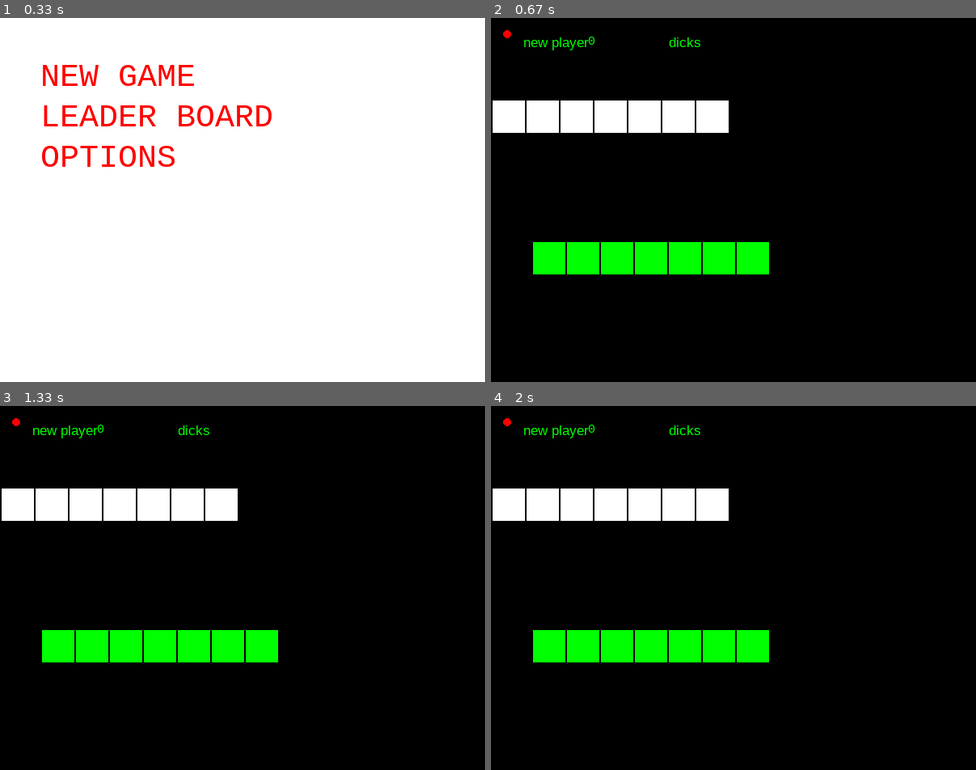
Above: before the commit, frames 1-4 (two rows, left to right).
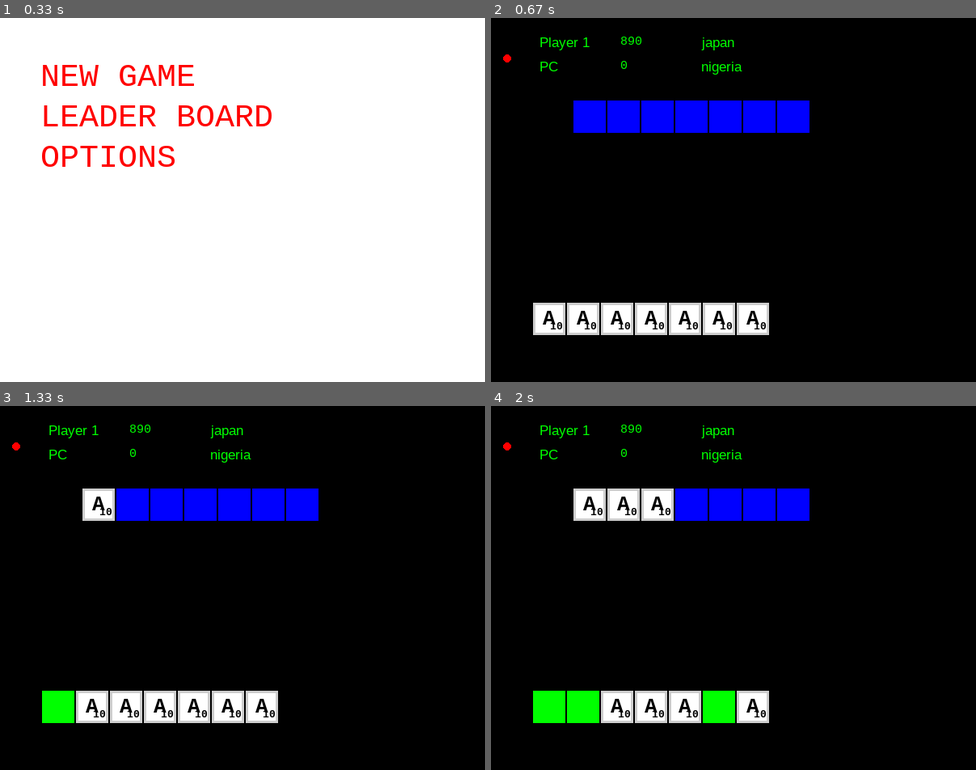
Above: after the commit, the same moments.

Repository: csd-auth-ftw/Scrabble
Game: pygame game, started from main.py
Same seed, same stepped clock (60 frames per second), same inputs: the game is played once before the commit and once after it.
Inputs (mouse positions are in pixels of both pictures, inside the frame that each line leads up to):
- Up to frame 1 (0.33 s): no input
- Up to frame 2 (0.67 s): click "NEW GAME" at 0.38 s
- Up to frame 3 (1.33 s): click (58, 708) at 0.72 s, where only the run after the commit has a clickable "A"; tap Enter at 1 s
- Up to frame 4 (2 s): click (718, 708) at 1.38 s, where only the run after the commit has a clickable "A"; click (583, 708) at 1.72 s, where only the run after the commit has a clickable "A"

Frame 1 is identical in both runs. In frame 2, 14% of the frame differs, in the area x 0-66%, y 3-88%; in frame 3, 14%; in frame 4, 13%.

Commit message:
implemented tile movements between board, deck

Diff:
--- a/controller/events.py
+++ b/controller/events.py
@@ -31,6 +31,16 @@
     def __init__(self):
         super().__init__("NewGameEvent", "on_new_game")
 
+class TilePickedEvent(Event):
+    def __init__(self, tile):
+        super().__init__("TilePickedEvent", "on_tile_picked")
+        self.tile = tile
+
+class TileRemovedEvent(Event):
+    def __init__(self, tile):
+        super().__init__("TileRemovedEvent", "on_tile_removed")
+        self.tile = tile
+
 class ClickEvent(Event):
     def __init__(self, pos = None):
         super().__init__("ClickEvent", "on_click")
@@ -59,11 +69,13 @@
 
 class PressEvent(Event):
     def __init__(self, keyCode):
-        super().__init__("PressEvent", "on_press")
+        super().__init__('PressEvent', 'on_press')
         self.keyCode = keyCode
         self.keyCodeNames = {
             32: "space",
-            13: "enter"
+            13: "enter",
+            8: "backspace",
+            27: "esc"
         }
 
     def apply(self, listener):
--- a/view/board.py
+++ b/view/board.py
@@ -3,53 +3,103 @@
 from utilities import config
 from view import tile
 from view.view import View
+from controller.events import PressEvent, TilePickedEvent, TileRemovedEvent
 
 
 class Board(View):
-    def __init__(self, screen, row=1, col=20):
-        self.screen = screen
-        self.row = row
-        self.col = col
-        self.grid = []
-        self.init_grid()
+    def __init__(self, event_manager, pos_x, pos_y, rows=1, cols=20):
+        super().__init__(event_manager)
 
-    def init_grid(self):
-        for x in range(self.row):
-            self.grid.append([])
-            for y in range(self.col):
-                left = (config.MARGIN + config.WIDTH) * x + config.MARGIN
-                top = (config.MARGIN + config.HEIGHT) * y + config.MARGIN
-                t = tile.Tile(self.screen, left, top, config.WIDTH, config.HEIGHT)
-                self.grid[x].append(t)
+        self.pos_x = pos_x
+        self.pos_y = pos_y
+        self.rows = rows
+        self.cols = cols
+        self.tiles = [] # NxN for future usage
+
+        self.event_manager.register(PressEvent, self)
+        self.event_manager.register(TilePickedEvent, self)
+
+        self.init_tiles()
+
+    # init with empty tiles
+    def init_tiles(self):
+        for x in range(self.rows):
+            self.tiles.append([])
+            for y in range(self.cols):
+                self.tiles[x].append(None)
+
+    # get first empty column index
+    def get_empty_col(self, row):
+        for c in range(self.cols):
+            if self.tiles[row][c] == None:
+                return c
+
+        return -1
+
+    # get the last tile (and its position) of a row
+    def get_last_tile(self, row):
+        for c in reversed(range(self.cols)):
+            tile = self.tiles[row][c]
+
+            if tile == None:
+                continue
+
+            return (tile, c)
+
+        return (None, -1)
+
+
+    # called when a tile from the deck is picked
+    def on_tile_picked(self, event):
+        # insert to the first row
+        col = self.get_empty_col(0)
+        self.tiles[0][col] = event.tile
+
+        # set new tile position
+        pos_x = self.pos_x + (config.MARGIN + config.WIDTH) * col + config.MARGIN
+        pos_y = self.pos_y + config.MARGIN
+        event.tile.move(pos_x, pos_y)
+
+    def on_press_backspace(self, event):
+        tile = self.get_last_tile(0)
+
+        # ignore if there are no tiles
+        if tile[1] == -1:
+            return
+
+        # remove tile from board
+        self.tiles[0][tile[1]] = None
+
+        # move tile to deck
+        self.event_manager.post(TileRemovedEvent(tile[0]))
+
+    # clear board on esc
+    def on_press_esc(self, event):
+        for c in range(self.cols):
+            if self.tiles[0][c] == None:
+                continue
+
+            # move tile to deck
+            self.event_manager.post(TileRemovedEvent(self.tiles[0][c]))
+
+            self.tiles[0][c] = None
 
     def render(self):
         # render background
-        for row in range(self.row):
-            for column in range(self.col):
-                color = config.WHITE
-                pygame.draw.rect(self.screen,
-                                 color,
-                                 [(config.MARGIN + config.WIDTH) * column + config.MARGIN,
-                                  (config.MARGIN + config.HEIGHT) * row + config.MARGIN + 100,
-                                  config.WIDTH,
-                                  config.HEIGHT])
+        for r in range(self.rows):
+            for c in range(self.cols):
+                pos_x = self.pos_x + (config.MARGIN + config.WIDTH) * c + config.MARGIN
+                pos_y = self.pos_y + (config.MARGIN + config.HEIGHT) * r + config.MARGIN
+                pygame.draw.rect(self.screen, (0, 0, 255), [pos_x, pos_y, config.WIDTH, config.HEIGHT])
 
         # render tiles
-        for x in range(self.row):
-            for y in range(self.col):
-                self.grid[x][y].render()
+        for x in range(self.rows):
+            for y in range(self.cols):
+                if not self.tiles[x][y] == None:
+                    self.tiles[x][y].render()
 
-    def get_grid(self):
-        return self.grid
+    def get_tiles(self):
+        return self.tiles
 
-    def get_val(self, pos_x, pos_y):
-        return self.grid[pos_x][pos_y]
-
-    def set_grid(self, pos_x, pos_y, value):
-        self.grid[pos_x][pos_y] = value  # TODO check for valid pos
-
-    def get_row(self):
-        return self.row
-
-    def get_col(self):
-        return self.col
+    def get_tile(self, x, y):
+        return self.tiles[x][y]
--- a/view/deck.py
+++ b/view/deck.py
@@ -3,29 +3,62 @@
 from utilities import config
 from view import tile
 from view.view import View
+from controller.events import ClickEvent, TilePickedEvent, TileRemovedEvent
 
 
 class Deck(View):
-    def __init__(self, screen, x, y):
+    def __init__(self, event_manager, pos_x, pos_y, tiles_number=7):
+        super().__init__(event_manager)
 
+        self.pos_x = pos_x
+        self.pos_y = pos_y
+        self.tiles_number = tiles_number
         self.tiles = []
-        self.tiles_number = 7
-        self.screen = screen
-        self.x = x
-        self.y = y
+
+        self.event_manager.register(ClickEvent, self.on_tile_click)
+        self.event_manager.register(TileRemovedEvent, self)
+
         self.init_deck()
 
     def init_deck(self):
+        # todo remove and set to None
         for i in range(self.tiles_number):
-            left = self.x + (config.MARGIN + config.WIDTH) * i + config.MARGIN
-            top = self.y + config.MARGIN - 75
+            left = self.pos_x + (config.MARGIN + config.WIDTH) * i + config.MARGIN
+            top = self.pos_y + config.MARGIN
             t = tile.Tile(self.screen, left, top, config.WIDTH, config.HEIGHT)
+            t.set_char('a')
             self.tiles.append(t)
 
+    def on_tile_click(self, event):
+        # check if hit any tile
+        for i in range(self.tiles_number):
+            tile = self.tiles[i]
+
+            if tile == None:
+                continue
+
+            if tile.get_rect().collidepoint(event.pos):
+                # remove tile from deck
+                self.tiles[i] = None
+
+                self.event_manager.post(TilePickedEvent(tile))
+
+    def on_tile_removed(self, event):
+        pos = self.get_free_tile()
+
+        # insert to tiles list
+        self.tiles[pos] = event.tile
+
+        pos_x = self.pos_x + (config.MARGIN + config.WIDTH) * pos + config.MARGIN
+        pos_y = self.pos_y + config.MARGIN
+        event.tile.move(pos_x, pos_y)
+
+    # returns the first free tile position
     def get_free_tile(self):
         for i in range(self.tiles_number):
-            if self.tiles[i].is_empty():
+            if self.tiles[i] == None:
                 return i
+
         return -1
 
     def append_character(self, character):
@@ -40,12 +73,15 @@
     def render(self):
         # render background
         for i in range(self.tiles_number):
-            left = self.x + (config.MARGIN + config.WIDTH) * i + config.MARGIN
-            top = self.y + config.MARGIN - 75
+            left = self.pos_x + (config.MARGIN + config.WIDTH) * i + config.MARGIN
+            top = self.pos_y + config.MARGIN
             pygame.draw.rect(self.screen, (0, 255, 0), [left, top, config.WIDTH, config.HEIGHT])
 
         # render tiles
-        for t in self.tiles:
-            if t is not None:
-                t.render()
+        for tile in self.tiles:
+            if tile is not None:
+                tile.render()
         pass
+
+    def on_destroy(self):
+        self.event_manager.remove(ClickEvent, self.on_tile_click)
--- a/view/intro.py
+++ b/view/intro.py
@@ -8,8 +8,9 @@
 
 class Intro(View):
     def __init__(self, event_manager):
+        super().__init__(event_manager)
+
         # clear the screen first
-        self.event_manager = event_manager
         self.menu_font = pygame.font.SysFont("monospace", 40)
         self.options = [Button(self.menu_font, config.NEW_GAME, (50, 50), self.on_new_game_click),
                         Button(self.menu_font, config.LEADER_BOARD, (50, 100), self.on_leader_board_click),
--- a/view/new_game.py
+++ b/view/new_game.py
@@ -1,50 +1,56 @@
 import pygame
 
 from controller.events import PressEvent, ClickEvent
-from model import bag
-from model import player
+from utilities import config
+from model.bag import Bag
+from model.player import Player
 from model.button import Button
-from utilities import config
-from view import board, deck
+from view.board import Board
+from view.deck import Deck
 from view.score_board import ScoreBoard
 from view.view import View
 
 
 class NewGame(View):
     def __init__(self, event_manager):
-        self.screen = pygame.display.get_surface()
-        self.screen = pygame.display.set_mode(config.WINDOW_SIZE)
+        super().__init__(event_manager)
+
         self.clock = pygame.time.Clock()
-        self.event_manager = event_manager
         self.button_font = pygame.font.SysFont("monospace", 24)
-        self.board = board.Board(self.screen, 1, 7)
+        self.board = Board(self.event_manager, 100, 100, 1, 7)
 
         self.options = [Button(self.button_font, config.PICK_LETTER, (635, 105), self.on_pick_letter_click),
                         Button(self.button_font, config.END_ROUND, (635, 155), self.on_end_round_click),
                         ]
 
-        # self.deckA = deck.Deck(self.screen, 100, 730)
-        self.playerA = player.Player('new player')
-        self.score_board = ScoreBoard(self.playerA, self.playerA, 20, 20)
-        self.deck = deck.Deck(self.screen, 50, 350)
-        self.bag = bag.Bag()
+        # init players
+        self.player_a = Player('Player 1')
+        self.player_b = Player('PC')
 
-        self.event_manager.register(PressEvent, self)
+        # todo remove
+        self.player_a.append_word('japan')
+        self.player_b.is_playing = True
+        self.player_a.set_score(1220)
+        self.player_b.append_word('nigeria')
+        self.player_a.set_score(890)
+
+        self.score_board = ScoreBoard(self.player_a, self.player_b, 20, 20)
+        self.deck = Deck(self.event_manager, 50, 350)
+        self.bag = Bag()
+
         for option in self.options:
             self.event_manager.register(ClickEvent, option)
 
 
     def on_pick_letter_click(self, button, event):
-        self.playerA.pick_letter(self.bag)
+        # TODO self.player_a.pick_letter(self.bag)
+        pass
 
     def on_end_round_click(self, button, event):
         print("end round")
 
-    def on_press(self, event):
-        print("i pressed key with code:" + str(event.keyCode))
-
     def on_press_space(self, event):
-        self.playerA.pick_letter(self.bag)
+        self.player_a.pick_letter(self.bag)
 
     def on_press_enter(self, event):
         print("i pressed enter")
@@ -58,19 +64,26 @@
         # draws the board
         self.board.render()
 
+        # draws the options
+        for option in self.options:
+            option.render(self.screen)
+
         # draws the decks
         self.deck.render()
 
         # Limit to 60 frames per second
         self.clock.tick(60)
 
-        for option in self.options:
-            option.render(self.screen)
-
         # Go ahead and update the screen with what we've drawn.
         pygame.display.flip()
 
     def on_destroy(self):
         print("destroy new_game view")
+
+        # call nested views on_destroy
+        self.score_board.on_destroy()
+        self.board.on_destroy()
+        self.deck.on_destroy()
+
         for option in self.options:
             self.event_manager.remove(ClickEvent, option)
--- a/view/score_board.py
+++ b/view/score_board.py
@@ -7,25 +7,47 @@
 class ScoreBoard(View):
     def __init__(self, player_a, player_b, pos_x, pos_y):
         super().__init__()
+
         self.player_a = player_a
         self.player_b = player_b
-        self.player_a.append_word("dicks")
-        self.player_a.is_playing = True
         self.pos_x = pos_x
         self.pos_y = pos_y
-        self.score_font = pygame.font.SysFont("monospace", 15)
-        self.name_font = pygame.font.SysFont("sans-serif", 17)
+
+        # fonts
+        self.score_font = pygame.font.SysFont('monospace', 15)
+        self.str_font = pygame.font.SysFont('sans-serif', 17)
+
+        # element sizes
+        self.sizes = {
+            'row_height': 30,
+            'is_playing_width': 40,
+            'name_width': 100,
+            'score_width': 100
+        }
+
+    def render_player(self, player, row):
+        row_y = self.pos_y + (row * self.sizes['row_height'])
+
+        # render playing indicator
+        if player.is_playing:
+            is_playing_pos = (self.pos_x, row_y)
+            pygame.draw.circle(self.screen, config.RED, is_playing_pos, 5)
+
+        # render name column
+        name_render = self.str_font.render(player.get_name(), 1, config.GREEN)
+        name_pos = (self.pos_x + self.sizes['is_playing_width'], row_y)
+        self.screen.blit(name_render, name_pos)
+
+        # render score column
+        score_render = self.score_font.render(str(player.get_score()), 1, config.GREEN)
+        score_pos = (name_pos[0] + self.sizes['name_width'], row_y)
+        self.screen.blit(score_render, score_pos)
+
+        # render last_word column
+        last_word_render = self.str_font.render(player.get_last_word(), 1, config.GREEN)
+        last_word_pos = (score_pos[0] + self.sizes['score_width'], row_y)
+        self.screen.blit(last_word_render, last_word_pos)
 
     def render(self):
-
-        if self.player_a.is_playing:
-            pygame.draw.circle(self.screen, config.RED, (self.pos_x, self.pos_y), 5)
-
-        player_name = self.name_font.render(self.player_a.get_name(), 1, config.GREEN)
-        self.screen.blit(player_name, (self.pos_x + 20, self.pos_y))
-
-        player_score = self.score_font.render(str(self.player_a.get_score()), 1, config.GREEN)
-        self.screen.blit(player_score, (self.pos_x + 100, self.pos_y))
-
-        player_last_word = self.name_font.render(self.player_a.get_last_word(), 1, config.GREEN)
-        self.screen.blit(player_last_word, (self.pos_x + 200, self.pos_y))
+        self.render_player(self.player_a, 0)
+        self.render_player(self.player_b, 1)
--- a/view/tile.py
+++ b/view/tile.py
@@ -2,40 +2,40 @@
 
 
 class Tile:
-    def __init__(self, screen, x, y, width, height, letter=None, letter_value=None, player=None, margin=3):
+    def __init__(self, screen, x, y, width, height, char=None, margin=3):
         self.screen = screen
         self.x = x
         self.y = y
         self.width = width
         self.height = height
-        self.letter = letter
-        self.player = player
-        self.letter_value = letter_value  # TODO get it from somewhere else
+        self.char = char
+        self.char_value = 10 # TODO get char value
         self.margin = margin
 
-    def put_letter(self, letter, letter_value, player):
-        self.letter = letter
-        self.letter_value = letter_value
-        self.player = player
+    def set_char(self, char):
+        self.char = char
+        self.char_value = 10 # TODO get char value
 
     # TODO
-    def move(self):
-        pass
+    def move(self, pos_x, pos_y):
+        self.x = pos_x
+        self.y = pos_y
 
-    def get_letter(self):
-        return self.letter
+    def get_char(self):
+        return self.char
 
-    def empty(self):
-        self.letter = None
-        self.letter_value = None
-        self.player = None
+    def get_rect(self):
+        return pygame.Rect(self.x, self.y, self.width, self.height)
 
-    def is_empty(self):
-        return self.letter == None
+    def clear(self):
+        self.char = None
+        self.char_value = None
+
+    def has_char(self):
+        return self.char == None
 
     def render(self):
-        # check if empty tile
-        if self.letter == None:
+        if self.has_char():
             return
 
         # background outer
@@ -50,13 +50,13 @@
 
         # letter
         myfont = pygame.font.SysFont("monospace", 26, bold=True)
-        letter_sur = myfont.render(self.letter.upper(), 1, (0, 0, 0))
+        letter_sur = myfont.render(self.char.upper(), 1, (0, 0, 0))
         lw, lh = letter_sur.get_size()
         self.screen.blit(letter_sur, (self.x + (self.width - lw)/2, self.y + (self.height - lh)/2))
 
         # letter value
         # TODO position it based on letter position
         myfont = pygame.font.SysFont("monospace", 13, bold=True)
-        value_sur = myfont.render(str(self.letter_value), 1, (0, 0, 0))
+        value_sur = myfont.render(str(self.char_value), 1, (0, 0, 0))
         vw, vh = value_sur.get_size()
         self.screen.blit(value_sur, (self.x + self.width - self.margin*2 - vw + 3, self.y + self.height - self.margin*2 - vh  + 3))
--- a/view/view.py
+++ b/view/view.py
@@ -3,13 +3,13 @@
 
 
 class View:
-    #TODO
-    def __init__(self):
+    def __init__(self, event_manager=None):
         self.screen = pygame.display.get_surface()
         self.screen = pygame.display.set_mode(config.WINDOW_SIZE)
+        self.event_manager = event_manager
 
     def render(self):
-        print("render called")
+        pass
 
     def on_destroy(self):
-        print("on destroy")
+        pass
